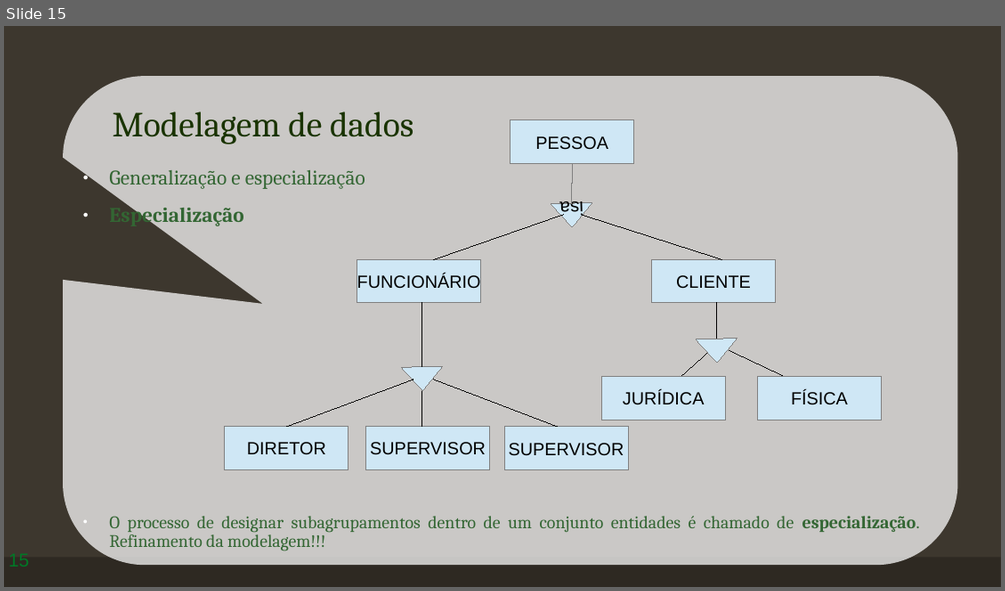
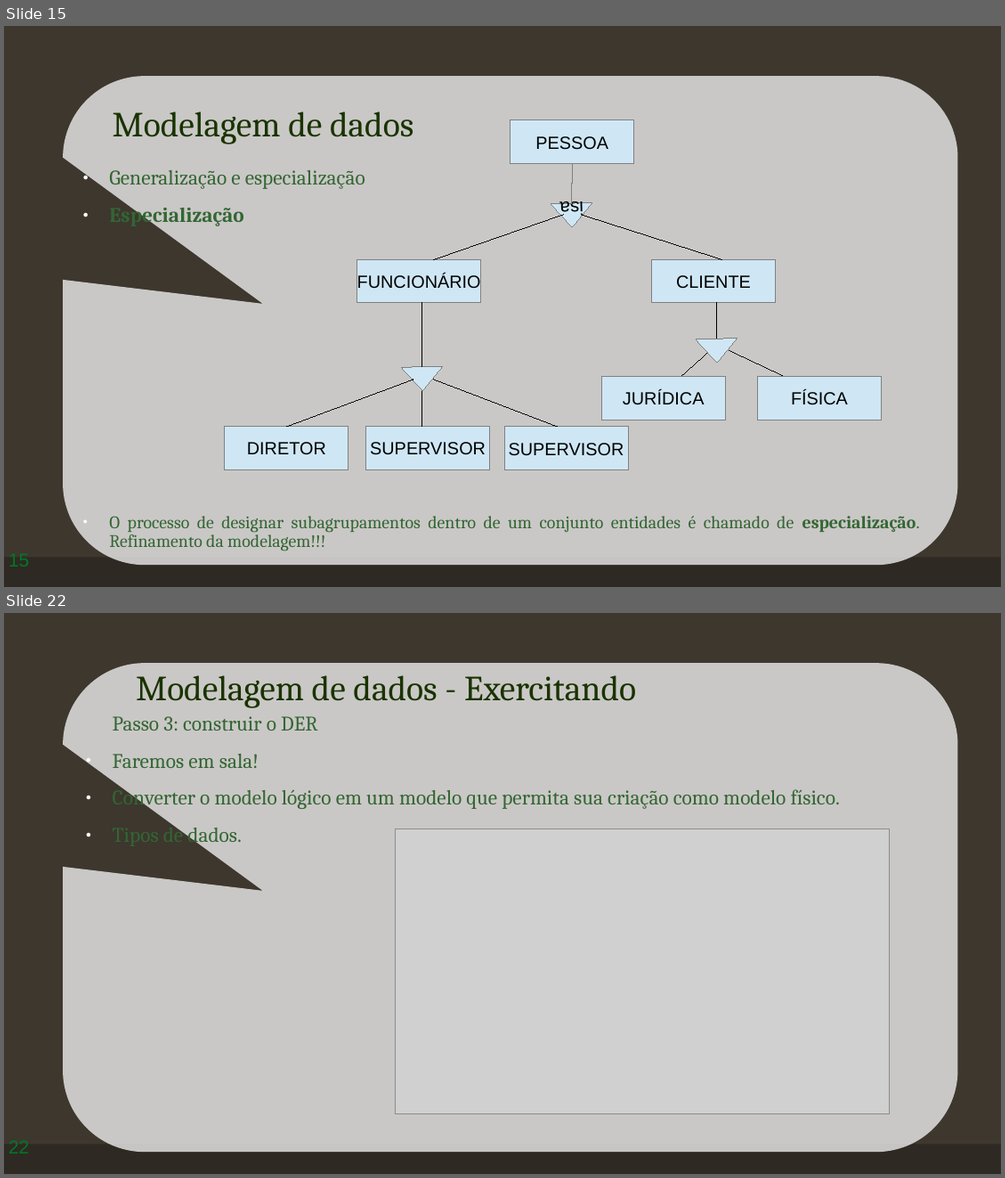
Before and after one commit to profvh/BD1, a slide deck: aulas/Banco de dados - aula 04.odp. Shown one above the other, each under a label of ours: slide 15 before the commit, slides 15 and 22 after it; the slides between them are not shown. The pictures are 1005x591 and 1005x1178 pixels, drawn with LibreOffice and Linux fonts; fonts in the diff are those of the drawing; grey boxes stand for pictures; background and template pictures are left out. Boxes give left, top, right and bottom in pixels: in the first picture for what was removed or moved away, otherwise in the second. Text is boxed around its words. In the diff, an @@ line names an element or a change of style, - is before the commit and + after.

```diff
--- a/aulas/Banco de dados - aula 04.odp
+++ b/aulas/Banco de dados - aula 04.odp
@@ slide 22 added at (x1=4, y1=613, x2=1001, y2=1174), background picture (left out); not listed: 1 template element that a slide beside it also shows @@
@@ rounded speech box added at (x1=63, y1=663, x2=958, y2=1152), fill #FFFFFF at 73% opacity @@
@@ title added at (x1=136, y1=675, x2=636, y2=708), 34 pt, text #193300 @@
+Modelagem de dados - Exercitando
@@ text added at (x1=113, y1=716, x2=840, y2=846), 20 pt, text #336633 @@
+Passo 3: construir o DER
+● Faremos em sala!
+● Converter o modelo lógico em um modelo que permita sua criação como modelo físico.
+● Tipos de dados.
@@ picture added at (x1=396, y1=828, x2=890, y2=1113) @@
@@ page number added at (x1=4, y1=1131, x2=101, y2=1167), 18 pt, text #007826 @@
+22
```
Also in this commit, not shown: 6 other slides added.
